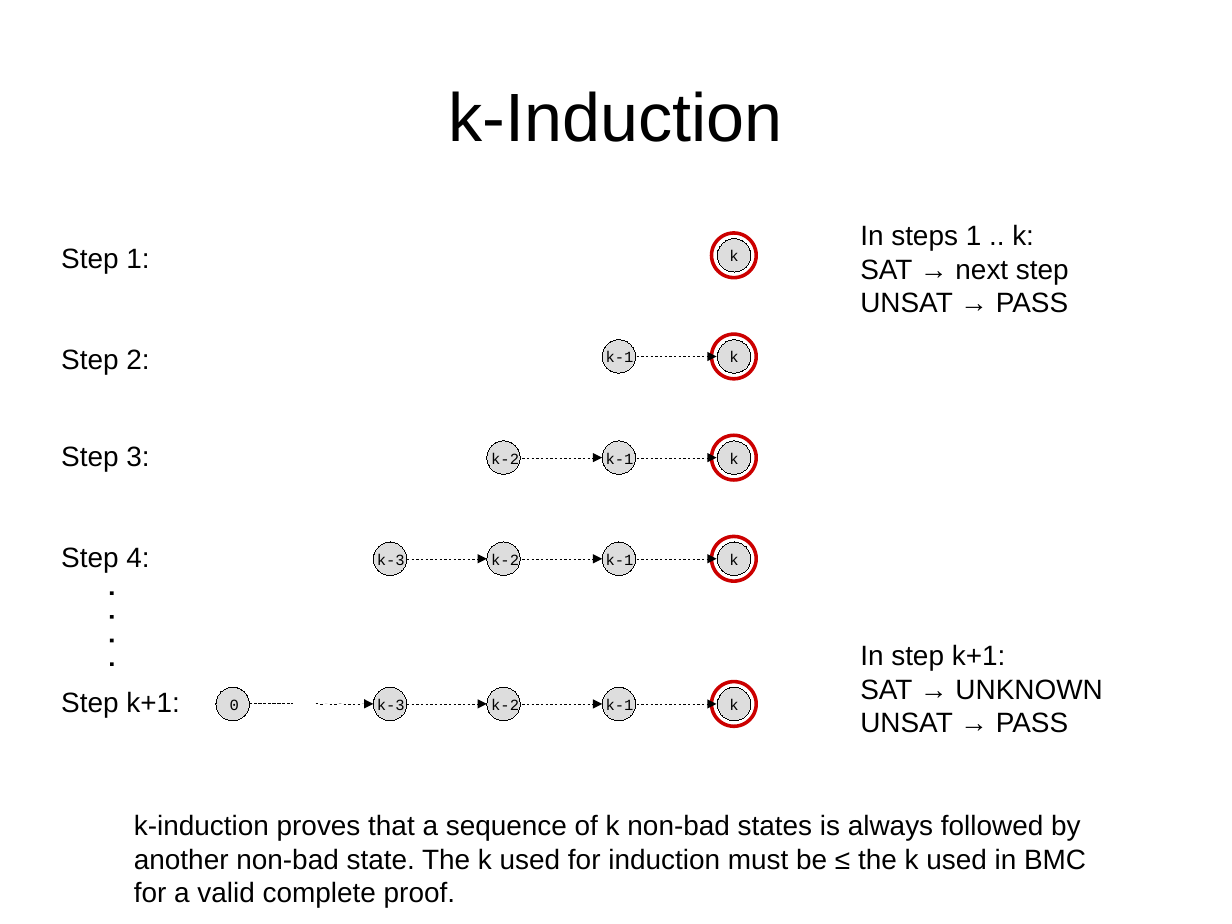
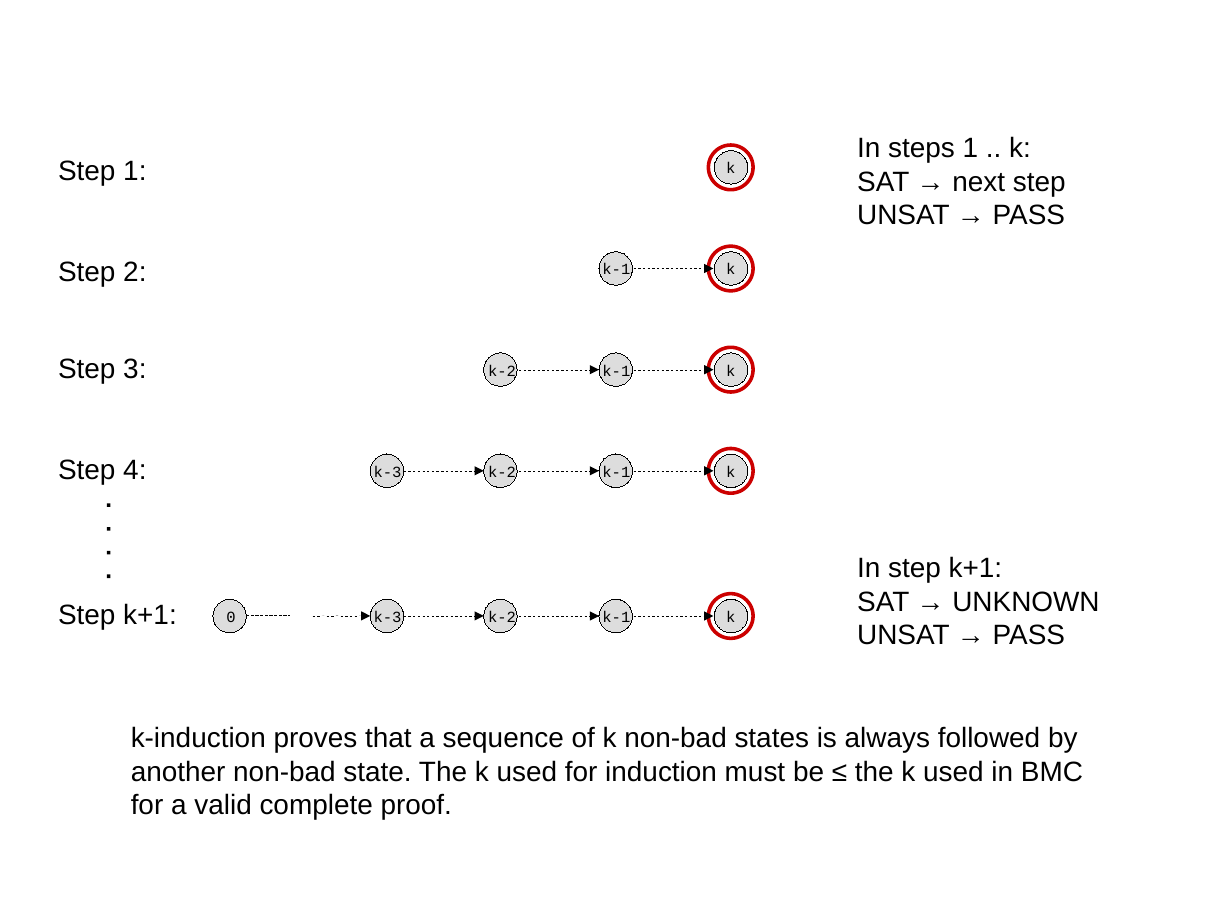
Before and after one commit to daveshah1/formal-fpl, a slide deck: slide 24 of wosh-presentation.odp (slide 11 before the commit). Drawn at 1232x924 pixels with LibreOffice and Linux fonts; fonts in the diff are those of the drawing. Boxes give left, top, right and bottom in pixels: in the first picture for what was removed or moved away, otherwise in the second. Text is boxed around its words. In the diff, an @@ line names an element or a change of style, - is before the commit and + after.

```diff
--- a/wosh-presentation.odp
+++ b/wosh-presentation.odp
@@ title removed at (449, 91, 783, 142) @@
-k-Induction
@@ text "Step 1:": place and size @@
-text "Step 1:" at (61, 248, 149, 273)
+text "Step 1:" at (58, 160, 146, 185)
@@ 2 ellipses, 1 text: place and size @@
-2 ellipses, 1 text at (712, 682, 757, 727)
+2 ellipses, 1 text at (709, 145, 754, 190)
@@ text "k-1": place and size @@
-text "k-1" at (606, 699, 634, 715)
+text "k-1" at (602, 263, 630, 280)
@@ ellipse: place and size @@
-ellipse at (603, 688, 636, 721)
+ellipse at (599, 252, 633, 285)
@@ arrow moved from (522, 704) - (603, 704) to (634, 268) - (713, 268) @@
@@ text "k-2": place and size @@
-text "k-2" at (491, 698, 519, 715)
+text "k-2" at (488, 364, 516, 381)
@@ ellipse: place and size @@
-ellipse at (487, 688, 521, 721)
+ellipse at (484, 353, 518, 387)
@@ arrow moved from (637, 704) - (717, 704) to (520, 370) - (599, 370) @@
@@ 1 text, 1 ellipse, 1 arrow: place and size @@
-1 text, 1 ellipse, 1 arrow at (373, 688, 487, 721)
+1 text, 1 ellipse, 1 arrow at (370, 454, 484, 487)
@@ arrow moved from (522, 457) - (603, 457) to (520, 471) - (599, 471) @@
@@ 9 ellipses, 6 texts, 2 arrows: place and size @@
-9 ellipses, 6 texts, 2 arrows at (487, 233, 757, 480)
+9 ellipses, 6 texts, 2 arrows at (484, 246, 754, 493)
@@ 8 texts, 1 line: place and size @@
-8 texts, 1 line at (61, 224, 1102, 908)
+8 texts, 1 line at (58, 136, 1099, 820)
@@ ellipse: place and size @@
-ellipse at (216, 688, 249, 721)
+ellipse at (214, 599, 247, 633)
@@ 5 ellipses, 4 texts, 2 arrows: place and size @@
-5 ellipses, 4 texts, 2 arrows at (373, 537, 757, 581)
+5 ellipses, 4 texts, 2 arrows at (370, 594, 754, 638)
@@ line moved from (249, 704) - (293, 703) to (247, 616) - (290, 616) @@
@@ arrow moved from (315, 703) - (373, 704) to (313, 616) - (370, 616) @@
@@ arrow moved from (522, 559) - (603, 559) to (520, 616) - (599, 616) @@
```
Also in this commit, not shown: 9 other slides changed, 12 slides added, 5 slides removed, 1 other file.
